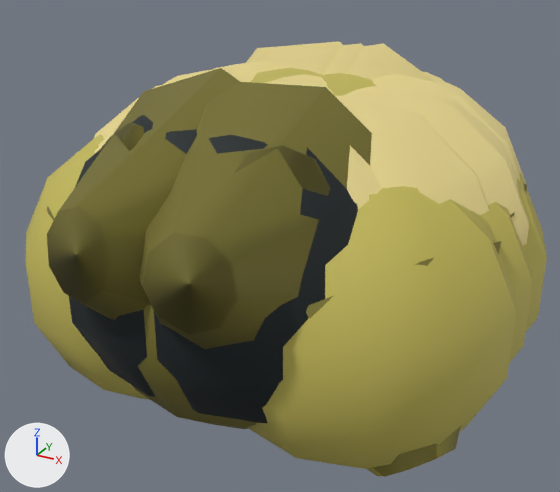
The glTF model public/models/tortoisebeetleUltimate.glb as it was, and as the next commit left it.
Before and after are seen from a camera (50 mm lens) standing at (2.39, -4.5, 2.21) and looking at (-0.06, -0.05, -0.01). The axes (+X, +Y, +Z) are drawn at lower left. The lights are the same throughout. The first picture is the older version. Vertices at exactly the same position are counted once.

Objects in the first picture: 'Optimized insect'.
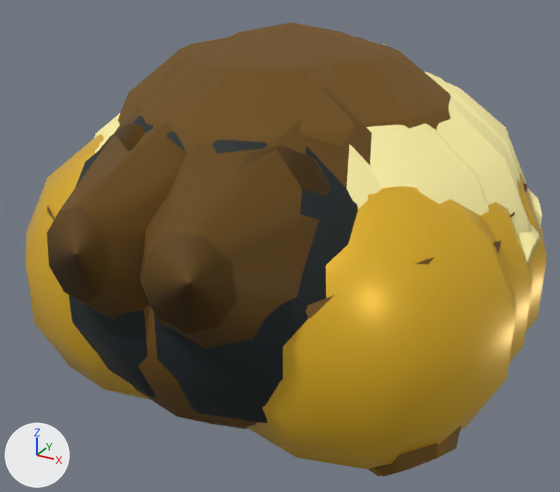
The newer file is also turned or shifted as a whole; pictures and numbers use the older file's frame.

Pixel boxes (x1, y1, x2, y2) of what changed, in the pictures (560 x 492 px):
'Optimized insect', recoloured, surface changed, reshaped
    before: (25, 41, 547, 477)
    after: (25, 22, 547, 476)
part 1 of me_complete_articulated_insect_anatomy, added (brown)
    after: (230, 22, 351, 37)
part 2 of me_complete_articulated_insect_anatomy, added (brown)
    after: (269, 28, 373, 44)
part 3 of me_complete_articulated_insect_anatomy, added (brown)
    after: (289, 35, 451, 129)
part 4 of me_complete_articulated_insect_anatomy, added (brown)
    after: (118, 34, 290, 124)
part 5 of me_complete_articulated_insect_anatomy, added (brown)
    after: (141, 41, 362, 152)
part 6 of me_complete_articulated_insect_anatomy, added (beige)
    after: (518, 222, 540, 263)
part 7 of me_complete_articulated_insect_anatomy, added (mostly hidden)
    after: (527, 188, 542, 229)
part 8 of me_complete_articulated_insect_anatomy, recoloured (yellow)
    before: (251, 68, 376, 96)
part 9 of me_complete_articulated_insect_anatomy, recoloured (yellow to beige)
    before: (94, 41, 529, 246)
    after: (94, 44, 529, 235)
part 10 of me_complete_articulated_insect_anatomy, recoloured (yellow)
    before: (266, 74, 335, 96)

What changed in the scene script:
```text
Change mat_mat0:
    mat_mat0.base_color: (0.202, 0.178, 0.0262) -> (0.156, 0.0723, 0.0)  # dark yellow #7c752d -> brown #6e4c00
Change mat_mat1:
    mat_mat1.base_color: (0.546, 0.479, 0.0999) -> (0.815, 0.479, 0.0194)  # yellow #c3b859 -> yellow #e9b826
    mat_mat1.roughness: 0.72 -> 0.36
Change mat_mat2:
    mat_mat2.base_color: (0.799, 0.672, 0.27) -> (0.815, 0.479, 0.0194)  # yellow #e7d68e -> yellow #e9b826
Change mat_mat3:
    mat_mat3.base_color: (0.00651, 0.013, 0.0152) -> (1.0, 0.888, 0.381)  # black #131e21 -> beige #fff2a6
Add mat_mat4:
    mat_mat4 = principled_material('mat4')
    mat_mat4.base_color = (0.888, 0.539, 0.0319)  # yellow #f2c232
    mat_mat4.metallic = 0.72
    mat_mat4.roughness = 0.36
Change me_complete_articulated_insect_anatomy:
    remove me_complete_articulated_insect_anatomy.from_pydata(...)  # 2266 vertices, 4352 faces; spans x -1.69..1.69, y -1.79..1.88, z -1.09..1.33
    add me_complete_articulated_insect_anatomy.from_pydata(...)  # 2924 vertices, 5584 faces; spans x -1.69..1.69, y -1.79..1.94, z -1.09..1.46
    me_complete_articulated_insect_anatomy part 1: a new loose piece, a UV sphere (12 segments, 7 rings, poles along z) spanning x -1.23..0.72, y -0.51..1.43, z -0.54..1.46, in mat_mat0 (brown #6e4c00)
    me_complete_articulated_insect_anatomy part 2: a new loose piece, a UV sphere (12 segments, 7 rings, poles along z) spanning x -0.97..0.97, y -0.72..1.24, z -0.54..1.46, in mat_mat0 (brown #6e4c00)
    me_complete_articulated_insect_anatomy part 3: a new loose piece, a UV sphere (12 segments, 7 rings, poles along z) spanning x -0.73..1.22, y -0.91..1.04, z -0.54..1.46, in mat_mat0 (brown #6e4c00)
    me_complete_articulated_insect_anatomy part 4: a new loose piece, a UV sphere (12 segments, 7 rings, poles along z) spanning x -1.23..0.72, y -1.11..0.84, z -0.54..1.46, in mat_mat0 (brown #6e4c00)
    me_complete_articulated_insect_anatomy part 5: a new loose piece, a UV sphere (12 segments, 7 rings, poles along z) spanning x -0.97..0.97, y -1.31..0.64, z -0.54..1.46, in mat_mat0 (brown #6e4c00)
    me_complete_articulated_insect_anatomy part 6: the loose piece of 18 vertices spanning x -0.02..1.21, y -0.71..1.22, z -0.99..0.96 is copied, and the copy is multiplied about its middle by the matrix ((0.989, 0.133, -0.061), (-0.14, 0.983, -0.12), (0.044, 0.127, 0.991)), then moved by (0.43, -0.15, 0.19), in mat_mat3 (beige #fff2a6); it spans x 0.52..1.64, y -0.8..1.17, z -0.83..1.1
    me_complete_articulated_insect_anatomy part 7: the loose piece of 18 vertices spanning x -0.08..1.52, y -0.58..1.33, z -1.03..0.53 is copied, and the copy is multiplied about its middle by the matrix ((0.699, -0.211, -0.683), (0.077, 0.972, -0.221), (0.711, 0.102, 0.696)), then moved by (-0.05, 0.15, 0.31), in mat_mat3 (beige #fff2a6); it spans x 0.19..1.59, y -0.42..1.38, z -0.79..1.16
    me_complete_articulated_insect_anatomy part 8: 288 faces spanning x -1.17..1.17, y -0.63..1.32, z -0.83..1.17 switch from mat_mat1 (yellow #c3b859) to mat_mat2 (yellow #e9b826)
    me_complete_articulated_insect_anatomy part 9: 1824 faces spanning x -1.59..1.58, y -1.52..1.89, z -0.84..1.32 switch from mat_mat2 (yellow #e7d68e) to mat_mat3 (beige #fff2a6)
    me_complete_articulated_insect_anatomy part 10: 144 faces spanning x -0.98..0.97, y -0.79..1.16, z -0.83..1.17 switch from mat_mat2 (yellow #e7d68e) to mat_mat4 (yellow #f2c232)
    other edits to the shape of me_complete_articulated_insect_anatomy do not show in these pictures
    add me_complete_articulated_insect_anatomy.materials.append(mat_mat5)  # black #131e21
```
